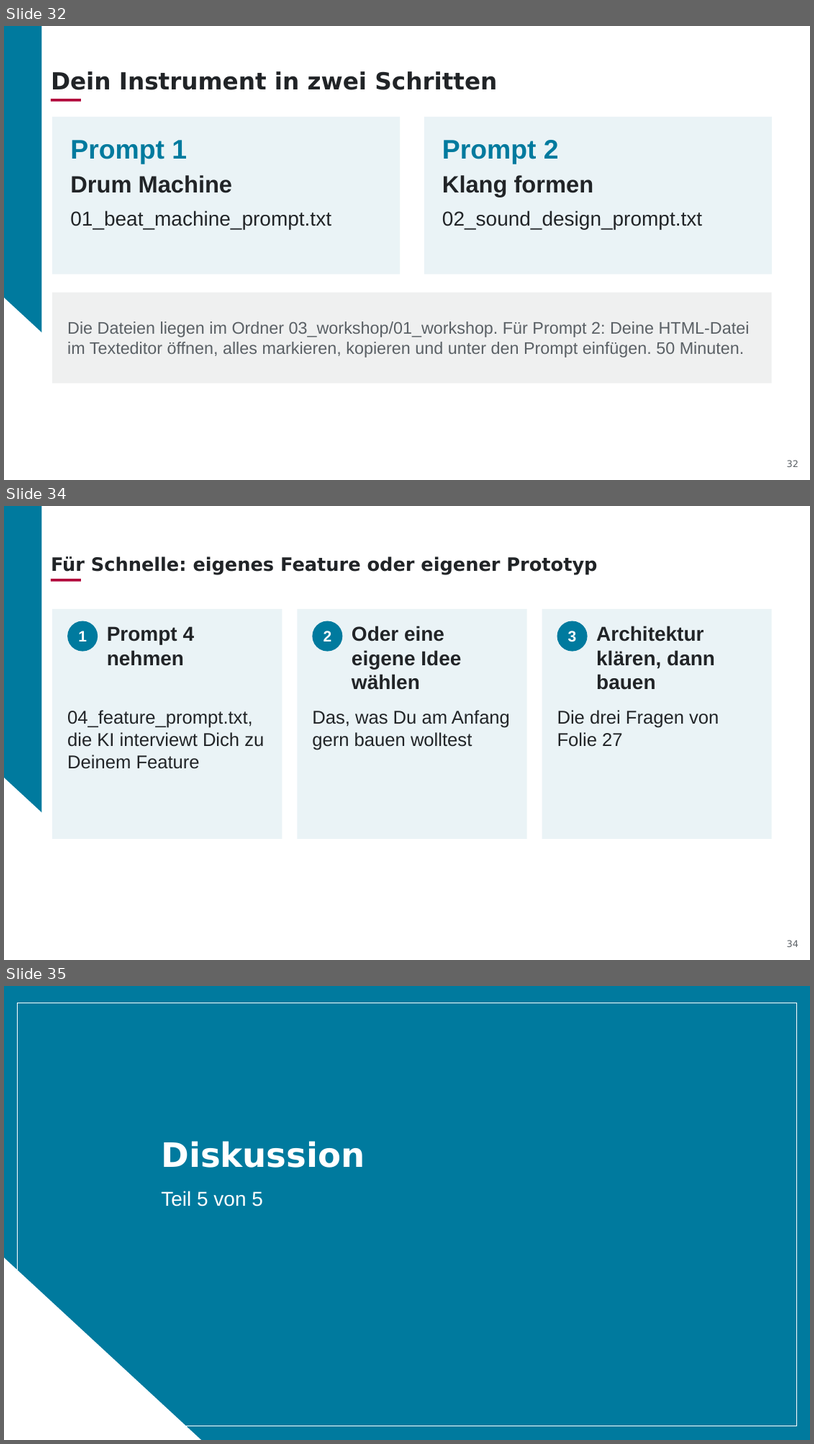
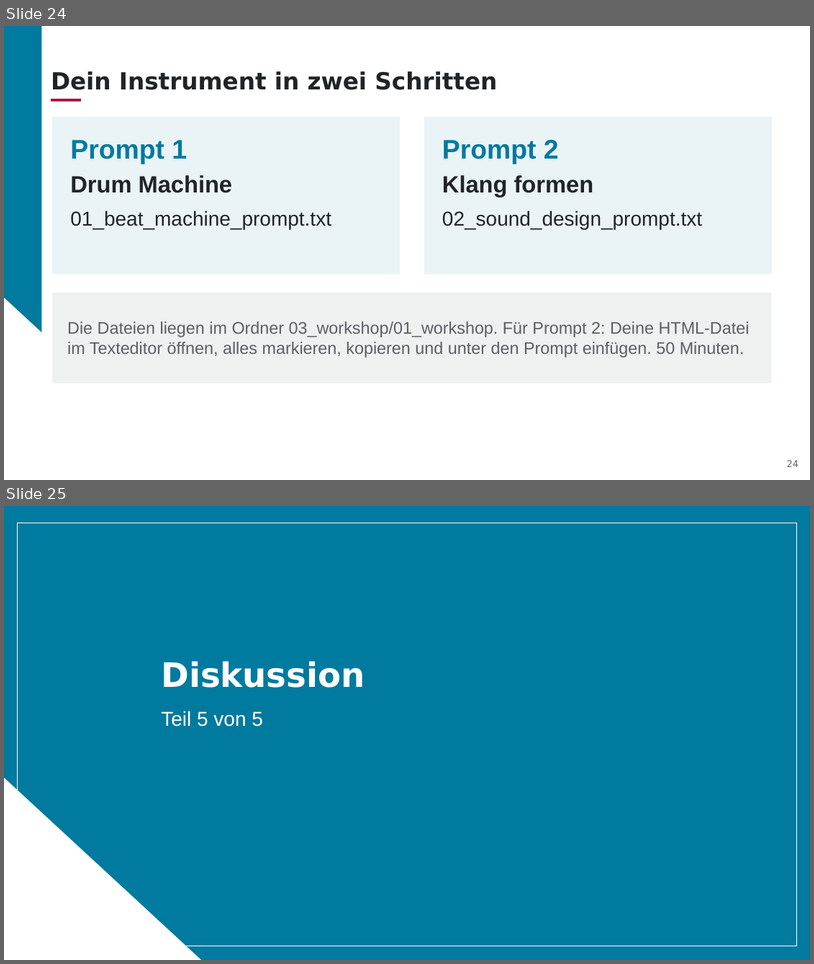
Before and after one commit to aihpi/workshop-rapid-prototyping, a slide deck: slides/01_workshop_rapid_prototyping_DE.pptx. Shown one above the other, each under a label of ours: slides 32, 34 and 35 before the commit, slides 24 and 25 after it; the slides between them are not shown. The pictures are 814x1444 and 814x964 pixels, drawn with LibreOffice and Linux fonts; fonts in the diff are those of the drawing; background and template pictures are left out. Boxes give left, top, right and bottom in pixels: in the first picture for what was removed or moved away, otherwise in the second. Text is boxed around its words. In the diff, an @@ line names an element or a change of style, - is before the commit and + after.

```diff
--- a/slides/01_workshop_rapid_prototyping_DE.pptx
+++ b/slides/01_workshop_rapid_prototyping_DE.pptx
@@ slide 34 removed at <box>4,506,810,960</box>, background #007A9E; not listed: 2 template elements that a slide beside it also shows @@
@@ title removed at <box>51,556,597,575</box> @@
-Für Schnelle: eigenes Feature oder eigener Prototyp
@@ rectangle removed at <box>51,579,81,581</box> @@
@@ rectangle removed at <box>52,609,282,839</box> @@
@@ rectangle removed at <box>298,609,527,839</box> @@
@@ rectangle removed at <box>543,609,772,839</box> @@
@@ ellipse removed at <box>67,621,98,651</box> @@
-1
@@ text removed at <box>107,626,195,666</box> @@
-Prompt 4 nehmen
@@ ellipse removed at <box>313,621,343,651</box> @@
-2
@@ text removed at <box>352,626,461,690</box> @@
-Oder eine eigene Idee wählen
@@ ellipse removed at <box>558,621,588,651</box> @@
-3
@@ text removed at <box>597,626,715,690</box> @@
-Architektur klären, dann bauen
@@ text removed at <box>67,710,264,769</box> @@
-04_feature_prompt.txt, die KI interviewt Dich zu Deinem Feature
@@ text removed at <box>312,710,510,750</box> @@
-Das, was Du am Anfang gern bauen wolltest
@@ text removed at <box>558,710,719,746</box> @@
-Die drei Fragen von Folie 27
@@ page number removed at <box>787,939,799,947</box> @@
-34
@@ what was slide 32 is now slide 24 @@
@@ page number at <box>787,459,799,467</box>: text changed @@
-32
+24
@@ what was slide 35 is now slide 25 @@
```
Also in this commit, not shown: 7 slides changed, 6 slides added, 16 other slides removed, 1 other file.
